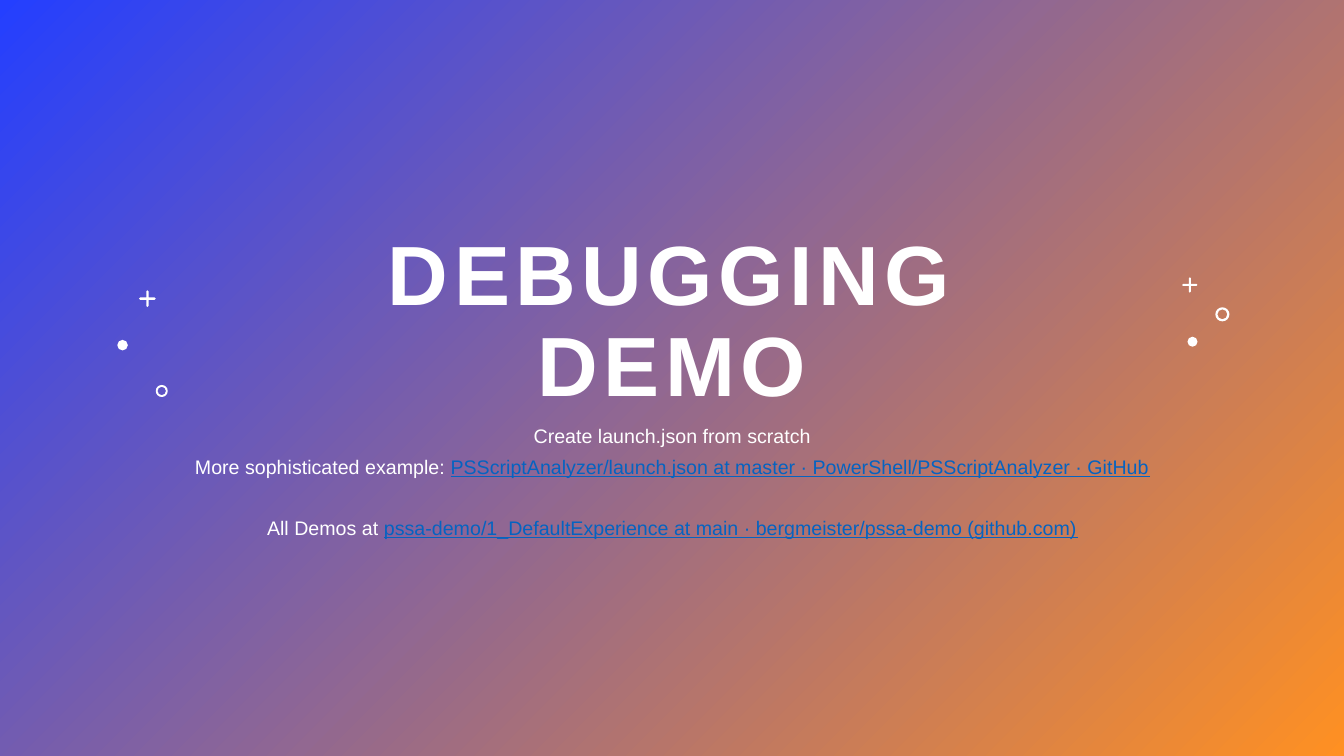
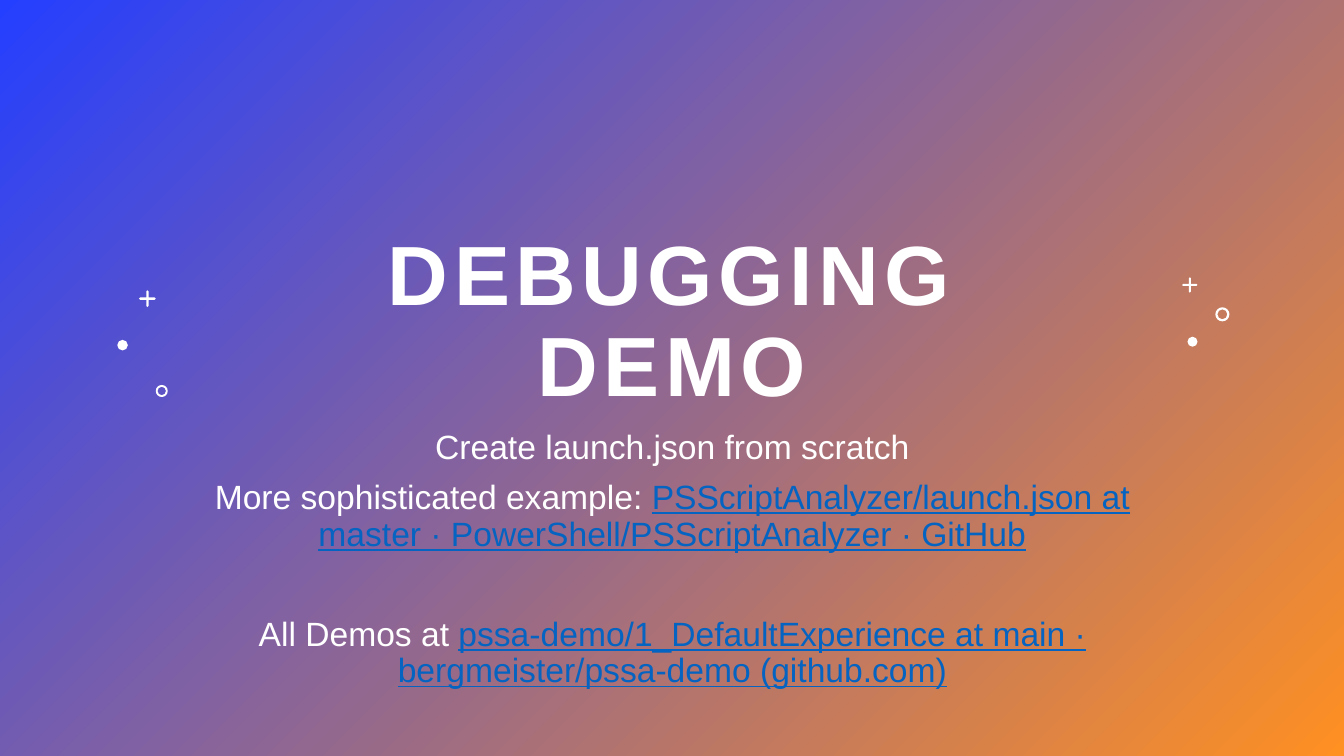
Before and after one commit to bergmeister/pssa-demo, a slide deck: slide 7 of Unleashing the power of Powershell in VS-Code.pptx. Drawn at 1344x756 pixels with LibreOffice and Linux fonts; fonts in the diff are those of the drawing. Boxes give left, top, right and bottom in pixels: in the first picture for what was removed or moved away, otherwise in the second. Text is boxed around its words. In the diff, an @@ line names an element or a change of style, - is before the commit and + after.

```diff
--- a/Unleashing the power of Powershell in VS-Code.pptx
+++ b/Unleashing the power of Powershell in VS-Code.pptx
@@ subtitle "Create launch.json from scratch" at (215,434,1130,689): size 14 to 24 pt; line spacing 0.7 to 0.9 @@
```
Also in this commit, not shown: 8 other slides changed.
